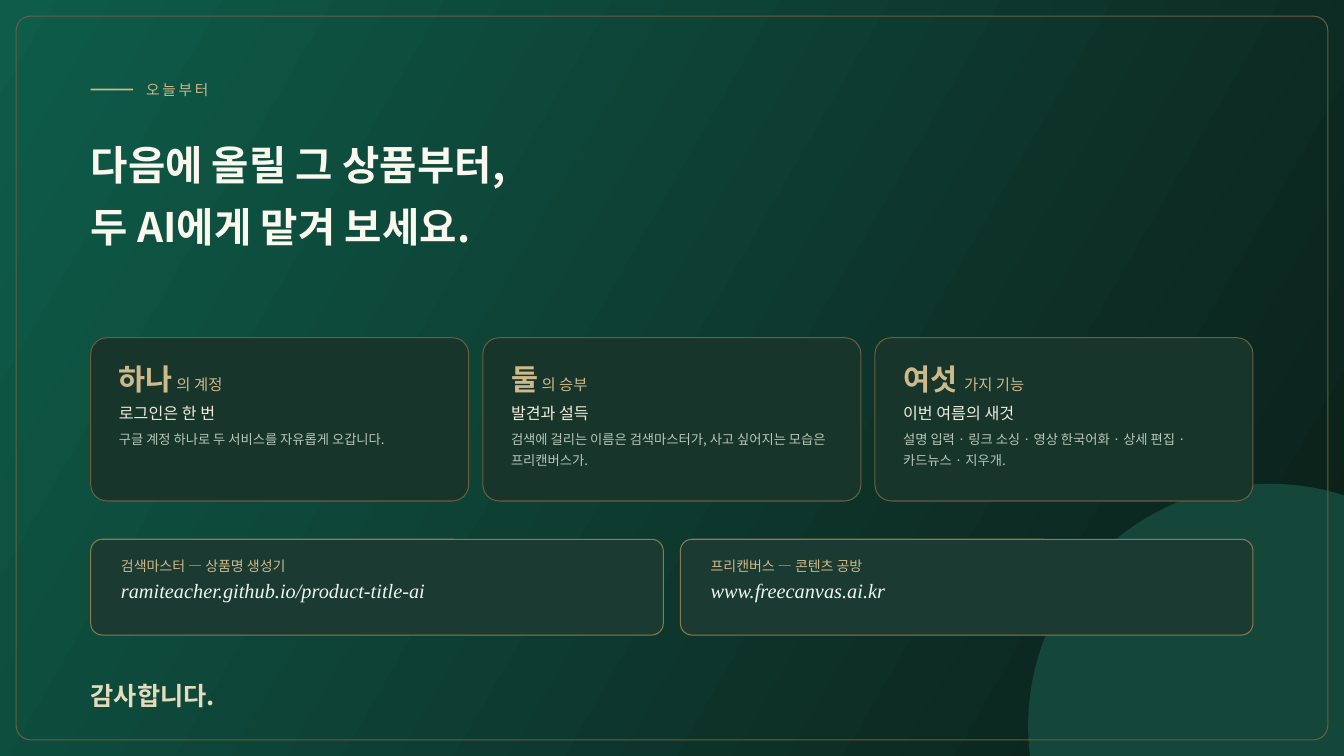
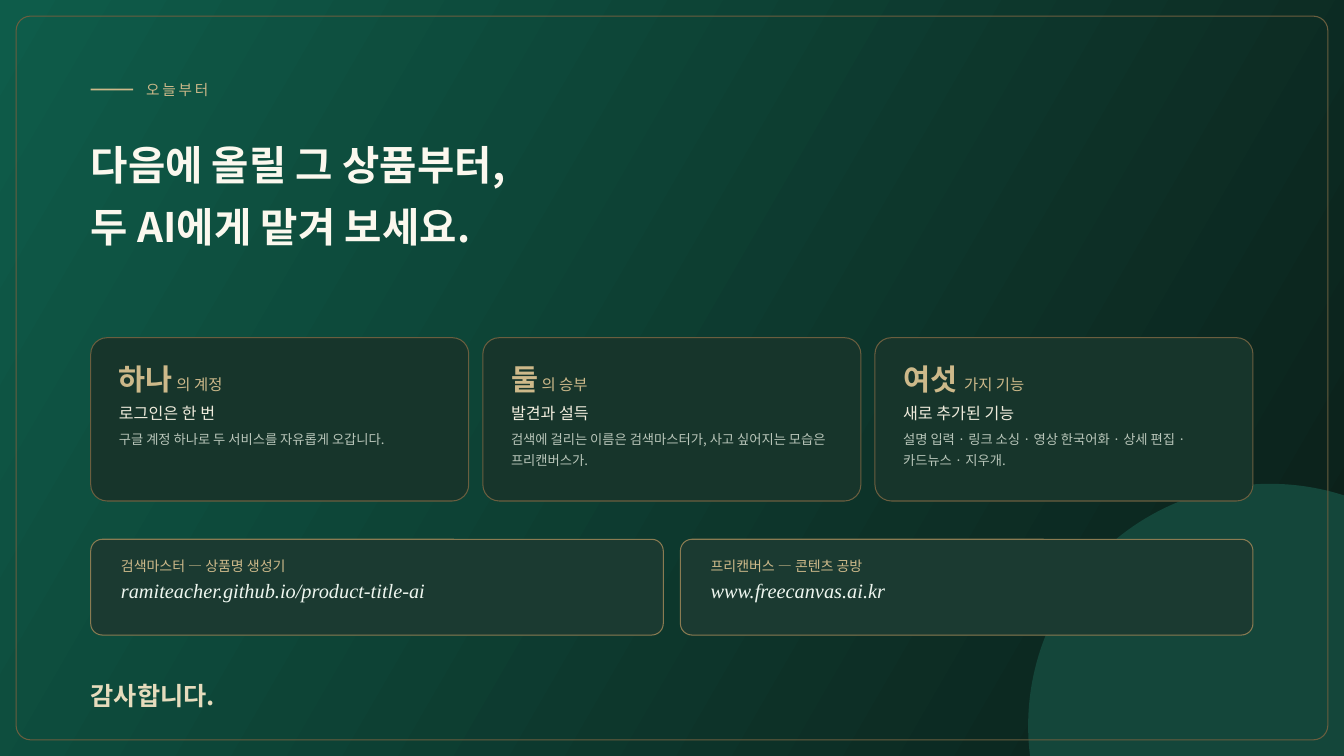
Before and after one commit to ramiteacher/searchmaster-x-freecanvas, a slide deck: slide 17 of slides.pptx. Drawn at 1344x756 pixels with LibreOffice and Linux fonts; fonts in the diff are those of the drawing. Boxes give left, top, right and bottom in pixels: in the first picture for what was removed or moved away, otherwise in the second. Text is boxed around its words. In the diff, an @@ line names an element or a change of style, - is before the commit and + after.

Commit message:
문구 정리: 열걸음·유월·여름 업데이트 류 표현 제거, 단계 표기 통일

```diff
--- a/slides.pptx
+++ b/slides.pptx
@@ text at bbox=[903, 405, 1015, 421]: text changed @@
-이번 여름의 새것
+새로 추가된 기능
```
Also in this commit, not shown: 8 other slides changed, 1 other file.
